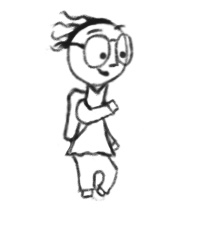
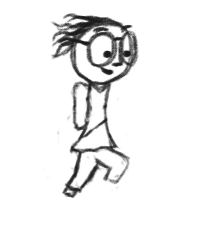
Comparing the layer stacks of the two 204 × 239 images. Changes:
added group "moving3" with 19 layers above "jump2" over [left=43, top=10, right=139, bottom=202]
added layer "Layer 33 copy 2" in group "moving3" over [left=43, top=15, right=139, bottom=199]
added layer "Layer 35 copy 2" in group "moving3" over [left=50, top=13, right=138, bottom=195]
renamed "Group 16" to "8", hid the group it (1 layers), moved it into group "moving3" over [left=43, top=10, right=139, bottom=202]
